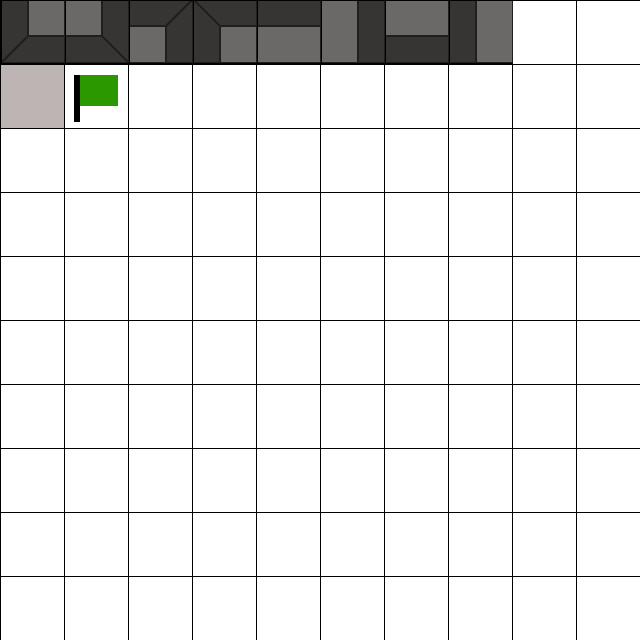
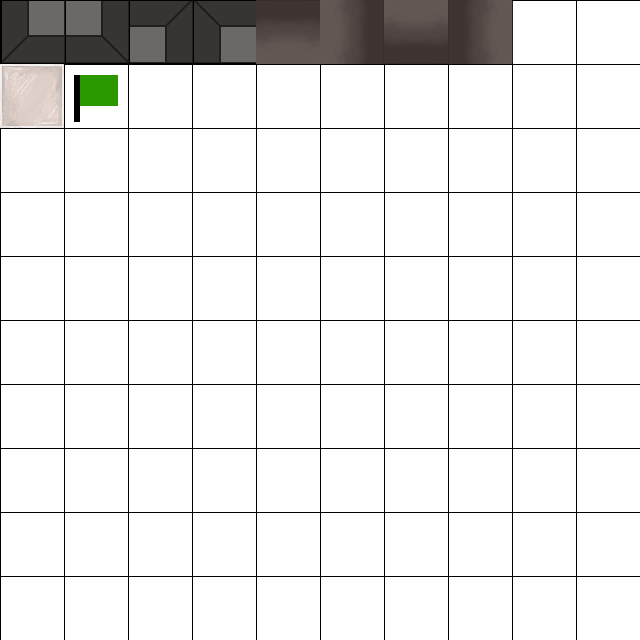
Layers edited between the first and the second 640×640 image:
added layer "walls.png #3" above "walls.png #2" over bbox(256, 0, 320, 64)
added layer "walls.png #2" above "walls.png #1" over bbox(448, 0, 512, 64)
added layer "walls.png #1" above "walls.png" over bbox(384, 0, 448, 64)
added layer "walls.png" above "tile.png" over bbox(320, 0, 384, 64)
added layer "tile.png" above "floor" over bbox(0, 64, 64, 128)
